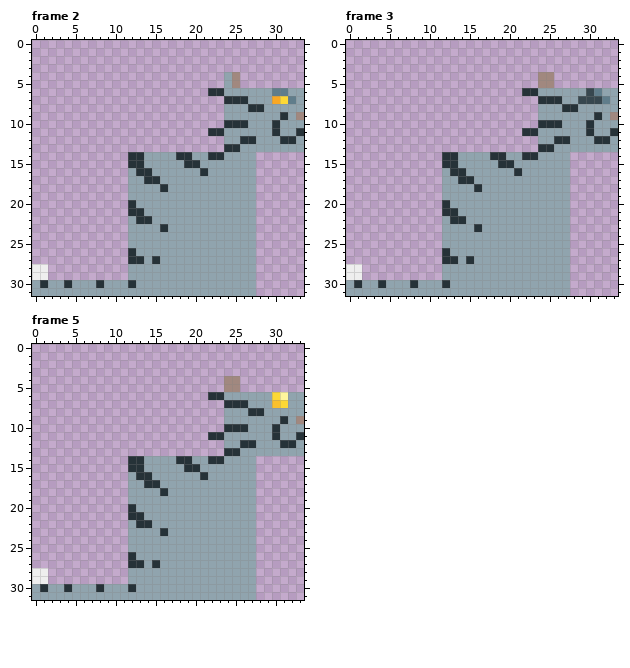
Two states of a pixel-art file, Assets/Sprites/NewSprites/Anims/CatPH_Idle_Final.aseprite. Above, as it was before the edit.
34x32 pixels, 9 frames. Shown: frame 2, frame 3, frame 5. The commit also changed other frames, which this record leaves out.
The result:
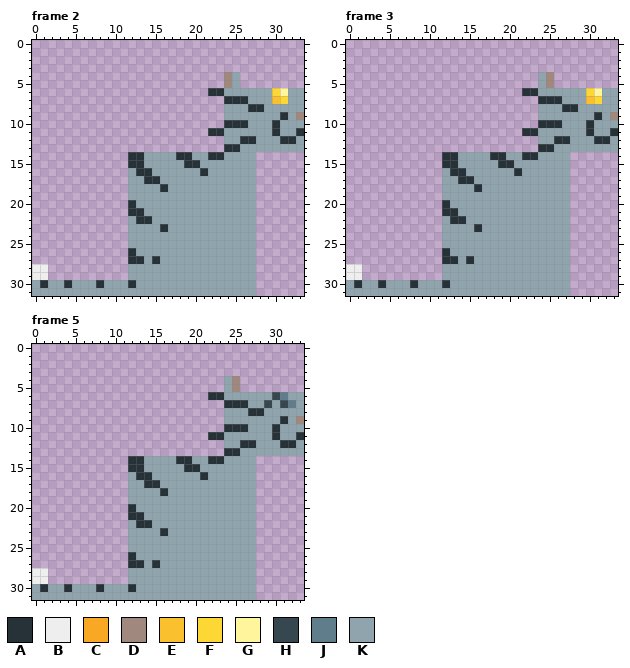
Palette (. is transparent): A #263238  B #eeeeee  C #f9a825  D #a1887f  E #fbc02d  F #fdd835  G #fff59d  H #37474f  J #607d8b  K #90a4ae
Changes in this commit:
Changed rows in their new state; - is an unchanged pixel.
Frame 2:
first column x 24:
 4 DK-------
 5 DK-------
 6 ------FG-
 7 ------E-K
Frame 3:
first column x 24:
 4 K--------
 5 K--------
 6 ------FG-
 7 -----KEFK
Frame 5:
first column x 24:
 4 K--------
 5 K--------
 6 ------HJ-
 7 -----HKHJ
Boxes around the changes in both pictures, in picture pixels (x1, y1, x2, y2):
changed: (224, 72, 240, 88)
changed: (272, 88, 296, 104)
changed: (538, 72, 610, 104)
changed: (224, 376, 296, 408)
